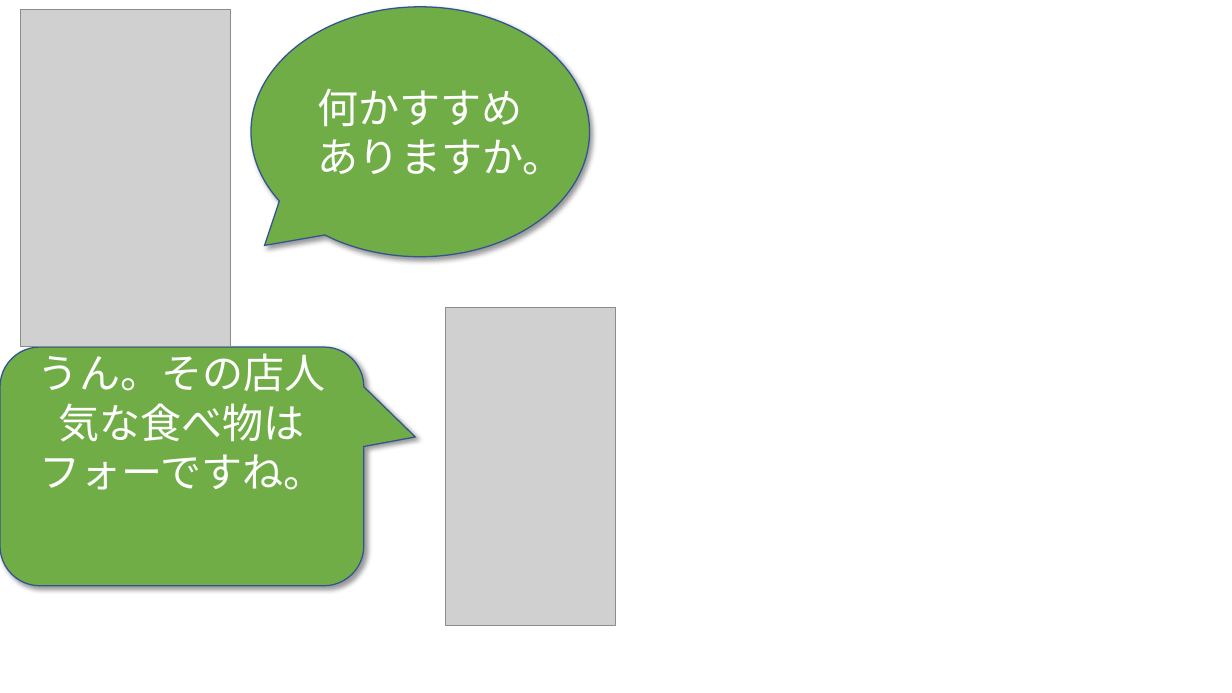
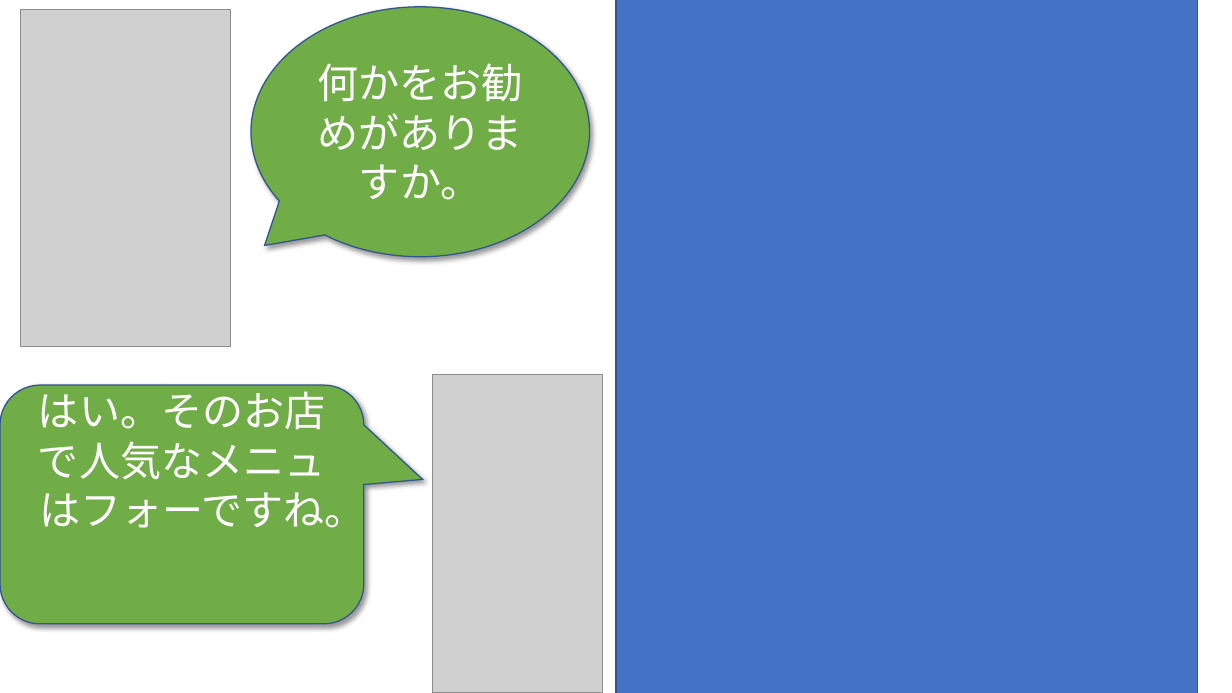
Before and after one commit to phuchung97/phuchung97.github.io, a slide deck: slide 17 of design/story.pptx. Drawn at 1232x693 pixels with LibreOffice and Linux fonts; fonts in the diff are those of the drawing; grey boxes stand for pictures; background and template pictures are left out. Boxes give left, top, right and bottom in pixels: in the first picture for what was removed or moved away, otherwise in the second. Text is boxed around its words. In the diff, an @@ line names an element or a change of style, - is before the commit and + after.

```diff
--- a/design/story.pptx
+++ b/design/story.pptx
@@ rectangle added at bbox=[616, 0, 1198, 693], fill #4472C4, outline #325491 1 pt @@
@@ text in speech bubble at bbox=[317, 63, 522, 200]: text changed @@
-何かすすめありますか。
+何かをお勧めがありますか。
@@ rounded speech box "はい。そのお店で人気なメニュはフォーですね。": place and size @@
-rounded speech box "はい。そのお店で人気なメニュはフォーですね。" at bbox=[0, 348, 364, 586]
+rounded speech box "はい。そのお店で人気なメニュはフォーですね。" at bbox=[0, 385, 364, 624]
@@ rounded speech box "はい。そのお店で人気なメニュはフォーですね。" at bbox=[0, 385, 364, 624]: proportions changed @@
@@ text in rounded speech box at bbox=[38, 384, 365, 536]: text changed @@
-うん。その店人気な食べ物はフォーですね。
+はい。そのお店で人気なメニュはフォーですね。
@@ picture: place and size @@
-picture at bbox=[445, 307, 616, 626]
+picture at bbox=[433, 374, 603, 693]
```
Also in this commit, not shown: 19 other slides changed, 20 other files.
